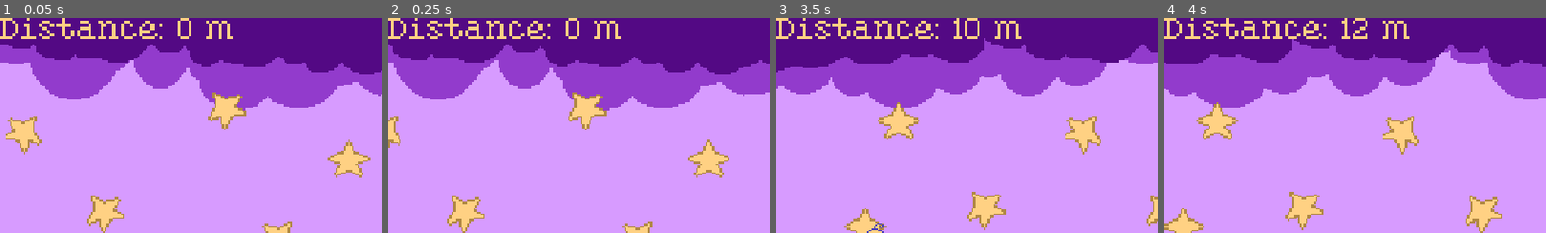
Above: before the commit, frames 1-4 (left to right).
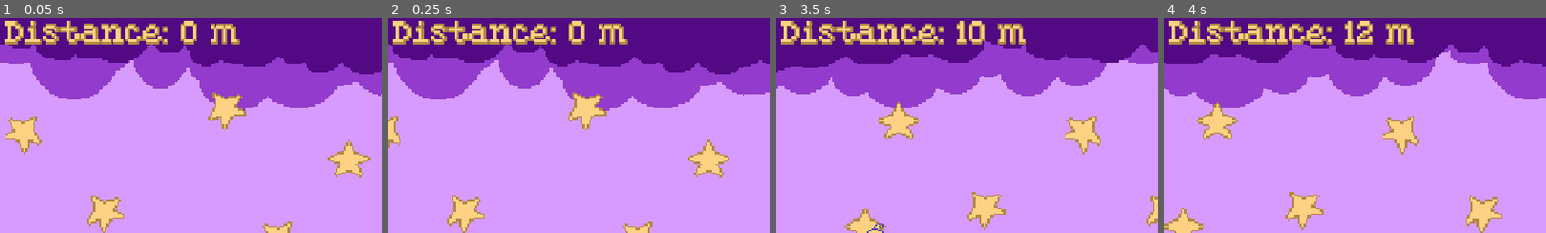
Above: after the commit, the same moments.

Repository: jacio-m/DreamRunner
Game: Godot game, scene res://Levels/Scenes/main.tscn
Two runs of this game, one before a commit and one after it. Both use one fixed random seed, a clock stepped at 60 frames per second and the inputs below.
Inputs:
- Up to frame 1 (0.05 s): no input
- Up to frame 2 (0.25 s): no input
- Up to frame 3 (3.5 s): tap Enter at 0.5 s; hold Up (ui_up) 0.53-2.03 s; tap Up (ui_up) at 2.1 s; hold Up (ui_up) from 2.78 s (still down)
- Up to frame 4 (4 s): keep holding Up (ui_up)
The pictures show only the part of the screen within x 0-50%, y 0-50%; the shares and areas given below are measured in that part.

The runs differ from the first frame. In frame 1, 4.2% of the frame differs, in the area x 0-63%, y 0-13%; in frame 2, 4.2%; in frame 3, 4.5%; in frame 4, 4.6%, in the area x 0-66%, y 0-13%.

Commit message:
Added Sounds
Added a BGM (Takashi Lee - Dream sweet), a SFX for the child jumping and made some changes to the distance label

Diff:
--- a/HUD/hud.tscn
+++ b/HUD/hud.tscn
@@ -5,9 +5,13 @@
 [node name="HUD" type="CanvasLayer"]
 
 [node name="DistanceLabel" type="Label" parent="."]
-offset_right = 86.0
-offset_bottom = 23.0
+offset_left = 6.0
+offset_top = 5.0
+offset_right = 277.0
+offset_bottom = 42.0
 theme_override_colors/font_color = Color(1, 0.819608, 0.513726, 1)
+theme_override_colors/font_shadow_color = Color(0.690196, 0.533333, 0.262745, 1)
+theme_override_constants/shadow_outline_size = 6
 theme_override_fonts/font = ExtResource("1_h61sl")
 theme_override_font_sizes/font_size = 40
 text = "DISTANCE: "
--- a/Levels/Scenes/level.gd
+++ b/Levels/Scenes/level.gd
@@ -7,11 +7,12 @@
 const START_SPEED : float = 5.0
 const MAX_SPEED : int = 15.0
 var screen_size : Vector2i
-const SPEED_MODIFIER: int = 5000
+const SPEED_MODIFIER: int = 10000
 var distance : int
 const DISTANCE_MODIFIER: int = 100
 
 func _ready():
+	$"DreamSweet (main)".play()
 	screen_size = get_window().size
 	new_game()
 
--- a/Levels/Scenes/main.tscn
+++ b/Levels/Scenes/main.tscn
@@ -1,10 +1,11 @@
-[gd_scene load_steps=6 format=3 uid="uid://dgiyyduqacg0f"]
+[gd_scene load_steps=7 format=3 uid="uid://dgiyyduqacg0f"]
 
 [ext_resource type="Script" uid="uid://c8ba4qxvukduu" path="res://Levels/Scenes/level.gd" id="1_3ysta"]
 [ext_resource type="PackedScene" uid="uid://c45dfb07a8s8g" path="res://Levels/Scenes/ground.tscn" id="2_y2rw1"]
 [ext_resource type="PackedScene" uid="uid://r7k2f6vqyrs8" path="res://Player/player.tscn" id="3_uihg3"]
 [ext_resource type="PackedScene" uid="uid://c4xehiik8vl5x" path="res://HUD/hud.tscn" id="4_np6tt"]
 [ext_resource type="PackedScene" uid="uid://ciihrub27hd6i" path="res://Levels/Scenes/bg.tscn" id="5_y2rw1"]
+[ext_resource type="AudioStream" uid="uid://dii14twxkxsxo" path="res://Sounds/Takashi Lee - Dream sweet-(main cutted).ogg" id="6_uihg3"]
 
 [node name="Main" type="Node"]
 script = ExtResource("1_3ysta")
@@ -20,3 +21,7 @@
 [node name="HUD" parent="." instance=ExtResource("4_np6tt")]
 
 [node name="BG" parent="." instance=ExtResource("5_y2rw1")]
+
+[node name="DreamSweet (main)" type="AudioStreamPlayer" parent="."]
+stream = ExtResource("6_uihg3")
+parameters/looping = true
--- a/Player/player.gd
+++ b/Player/player.gd
@@ -19,6 +19,7 @@
 
 	if is_on_floor():
 		if Input.is_action_just_pressed("ui_up"):
+			$SfxJump.play()
 			velocity.y = JUMP_SPEED
 			jump_pressed = true
 	if Input.is_action_just_released("ui_up"):
--- a/Player/player.tscn
+++ b/Player/player.tscn
@@ -6,6 +6,7 @@
 [ext_resource type="Texture2D" uid="uid://du0161pyyoxcc" path="res://Player/Idle Animation/child_idle2.png" id="3_vtle1"]
 [ext_resource type="Texture2D" uid="uid://8mu8af5r3x1k" path="res://Player/Idle Animation/child_idle3.png" id="4_od3ui"]
 [ext_resource type="Texture2D" uid="uid://c7cwnnnifrnu5" path="res://Player/Idle Animation/child_idle4.png" id="5_00tjw"]
+[ext_resource type="AudioStream" uid="uid://be66fp2fbmcp0" path="res://Sounds/sfx_jump_07-80241.mp3" id="7_vtle1"]
 
 [sub_resource type="RectangleShape2D" id="RectangleShape2D_l8h54"]
 size = Vector2(20, 58)
@@ -53,3 +54,6 @@
 sprite_frames = SubResource("SpriteFrames_btcbx")
 animation = &"Player Idle"
 frame_progress = 0.189872
+
+[node name="SfxJump" type="AudioStreamPlayer" parent="."]
+stream = ExtResource("7_vtle1")
Not shown: 1 places in Player/player.tscn that only renumber resources
Not shown, added: Sounds/Takashi Lee - Dream sweet-(main cutted).ogg.import
Not shown, added: Sounds/sfx_jump_07-80241.mp3.import
Not shown, added: Sounds/Takashi Lee - Dream sweet-(main cutted).ogg
Not shown, added: Sounds/sfx_jump_07-80241.mp3
